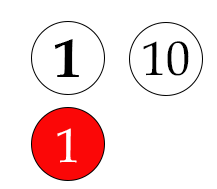
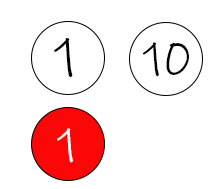
Comparing the layer stacks of the two 217px x 189px images. Changes:
painted on "10" over [143, 41, 189, 77]
painted on "1" (1st of 2) over [57, 128, 77, 163]
painted on "1" (2nd of 2) over [54, 38, 79, 77]
